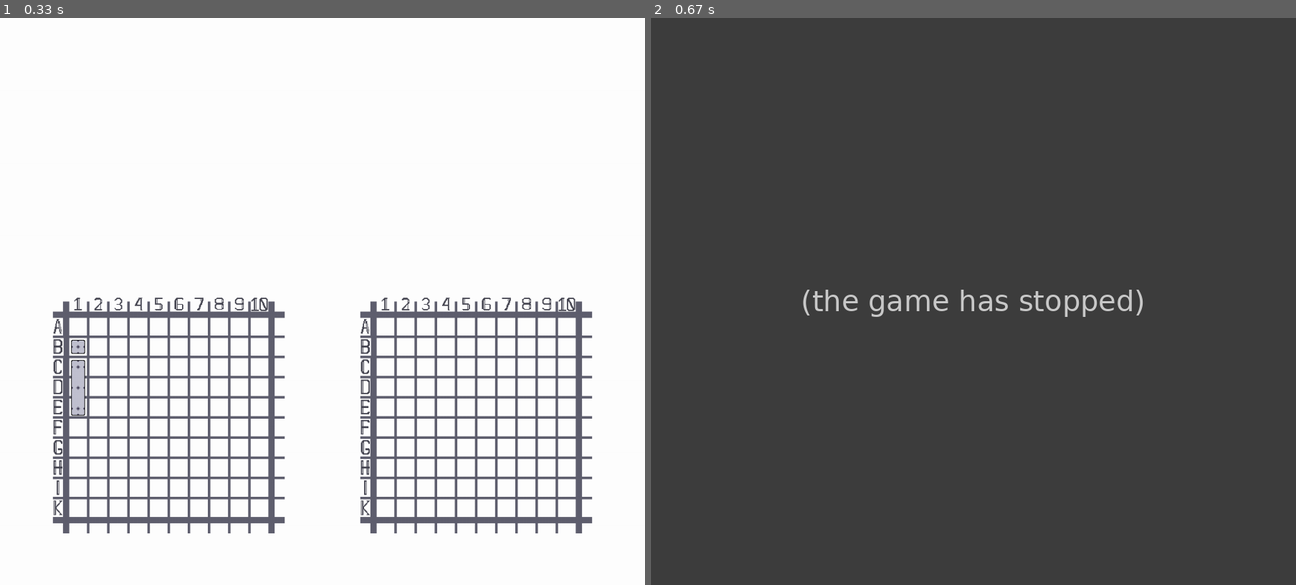
Above: before the commit, frames 1-2 (left to right).
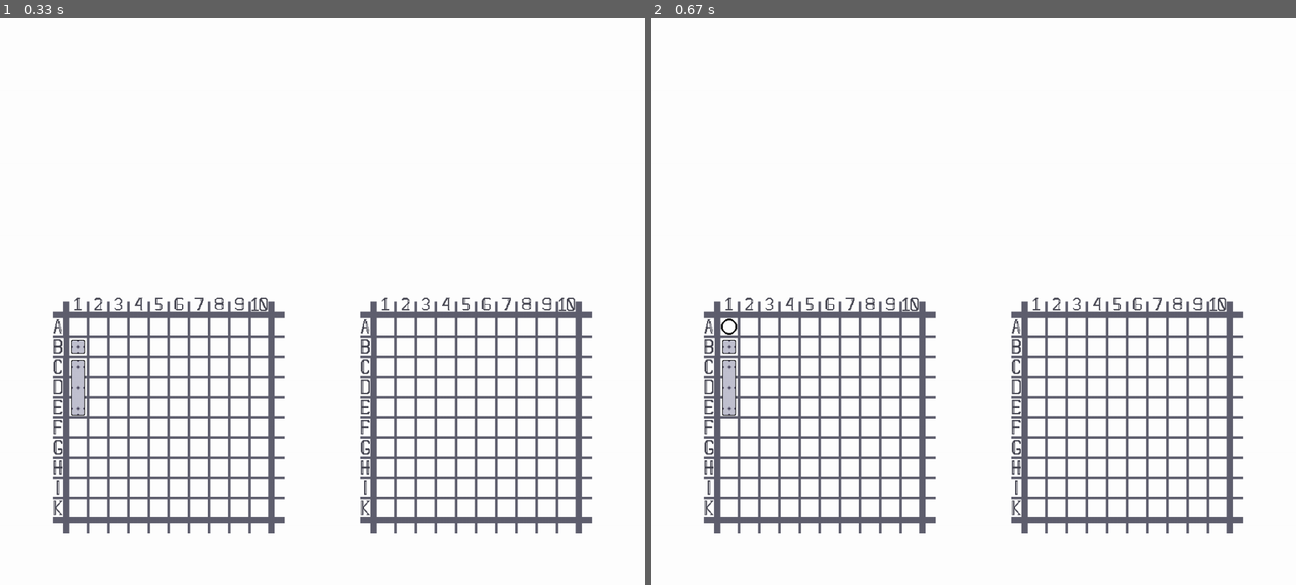
Above: after the commit, the same moments.

Repository: Alan-Bobrov/Battleship-with-pygame
Game: pygame game, started from game.py
The game is run twice, just before and just after one commit, with the same random seed, the same clock (stepped at 60 frames per second) and the same inputs.
Inputs (mouse positions are in pixels of both pictures, inside the frame that each line leads up to):
- Up to frame 1 (0.33 s): no input
- Up to frame 2 (0.67 s): click (728, 324) at 0.38 s

Frame 1 is identical in both runs. In frame 2, 100% of the frame differs, in the area x 0-100%, y 0-100%.
Error before the commit: NameError: name 'fire_pg' is not defined (game.py line 47); the game stopped at 0.38 s (later frames are placeholders)

Commit message:
Update functions.py

Diff:
--- a/functions.py
+++ b/functions.py
@@ -1,17 +1,27 @@
 def new_ship():
     pass
-
+# хуйня
 def test_all_cells():
     pass
-
+# хуйня
 def player_play():
     pass
+# хуйня
 
 def bot_play():
+    # хуйня
     pass
 
 def test_death():
+    # хуйня
     pass
 
 def play():
+    # хуйня
     pass
+
+def fire_pg(screen, x, y, x_coords, y_coords, Img):
+    for iy in range(10):
+        for jx in range(10):
+            if (x_coords[jx][0] <= x <= x_coords[jx][1]) and (y_coords[iy][0] <= y <= y_coords[iy][1]):
+                screen.blit(Img, (x_coords[jx][0], y_coords[iy][0]))
